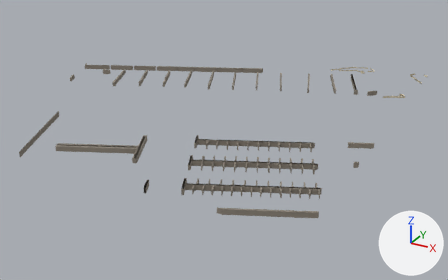
The glTF model gibraltar/data/build/tiles/T_W2_N6/walls.glb, before and after one commit.
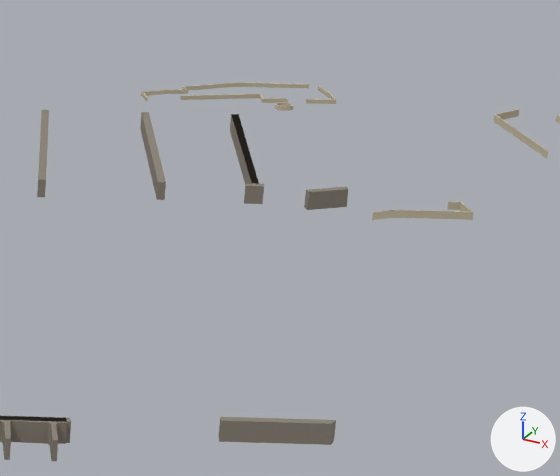
Each version is shown whole from a 50 mm lens placed at (664.0, -442.0, 294.0), pointed at (287.0, 245.0, -50.0), then close up on the part from 67% to 95% of the width and 17% to 56% of the height. Arrows for +X, +Y and +Z are at lower right; the lights stay in place. The last two pictures show the newer version. Vertices at exactly the same position are counted once.

Objects in the first close-up: 'T_W2_N6_walls'.
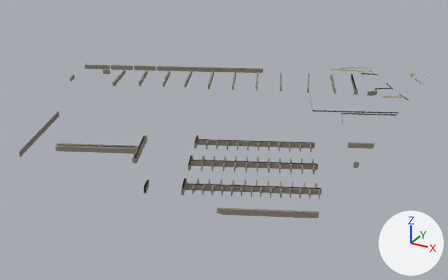
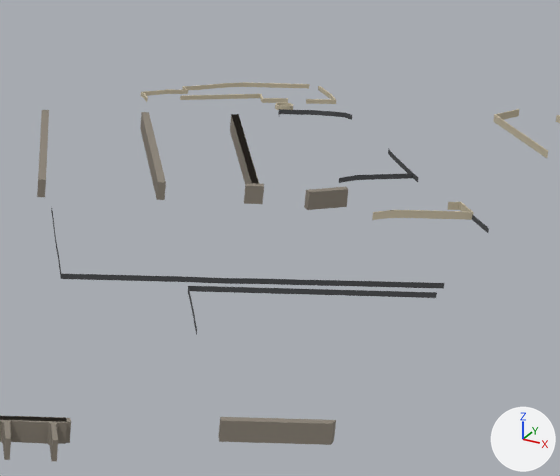
Where the change shows, as pixel boxes (x1, y1, x2, y2) in the close-ups (560 x 476 px):
```json
{"part": 1, "of": "me_t_w2_n6_walls", "change": "added", "after": [51, 208, 444, 289]}
{"part": 2, "of": "me_t_w2_n6_walls", "change": "added", "after": [188, 286, 437, 335]}
{"part": 3, "of": "me_t_w2_n6_walls", "change": "added", "after": [278, 109, 352, 120]}
{"part": 4, "of": "me_t_w2_n6_walls", "change": "added", "after": [388, 148, 418, 182]}
{"part": 5, "of": "me_t_w2_n6_walls", "change": "added", "after": [339, 173, 413, 183]}
{"part": 6, "of": "me_t_w2_n6_walls", "change": "added", "after": [472, 214, 489, 233]}
```

Scene script edits in JSON lines:
```json
{"block": "me_t_w2_n6_walls", "where": "# used by ob_t_w2_n6_walls; location = (0.0, 0.0, 0.0)"}
{"op": "remove", "block": "me_t_w2_n6_walls", "code": "me_t_w2_n6_walls.from_pydata(...)  # 6869 vertices, 10107 faces; spans x 0.0..500.0, y 0.0..500.0, z -4.0..5.0"}
{"op": "add", "block": "me_t_w2_n6_walls", "code": "me_t_w2_n6_walls.from_pydata(...)  # 7836 vertices, 11388 faces; spans x 0.0..500.0, y 0.0..500.0, z -4.0..5.0"}
{"block": "me_t_w2_n6_walls", "change": "me_t_w2_n6_walls part 1: a new loose piece of 431 vertices spanning x 374.0..500.0, y 280.0..336.0, z 0.0..3.0, in mat_m_wall"}
{"block": "me_t_w2_n6_walls", "change": "me_t_w2_n6_walls part 2: a new loose piece of 254 vertices spanning x 435.0..500.0, y 260.0..318.0, z 0.0..3.0, in mat_m_wall"}
{"block": "me_t_w2_n6_walls", "change": "me_t_w2_n6_walls part 3: a new loose piece of 90 vertices spanning x 407.0..431.0, y 463.0..472.0, z 1.0..4.0, in mat_m_wall"}
{"block": "me_t_w2_n6_walls", "change": "me_t_w2_n6_walls part 4: a new loose piece of 84 vertices spanning x 452.0..469.0, y 417.0..440.0, z 2.0..4.0, in mat_m_wall"}
{"block": "me_t_w2_n6_walls", "change": "me_t_w2_n6_walls part 5: a new loose piece of 66 vertices spanning x 446.0..466.0, y 406.0..420.0, z 1.0..3.0, in mat_m_wall"}
{"block": "me_t_w2_n6_walls", "change": "me_t_w2_n6_walls part 6: a new loose piece of 42 vertices spanning x 492.0..500.0, y 380.0..390.0, z 2.0..3.0, in mat_m_wall"}
```
